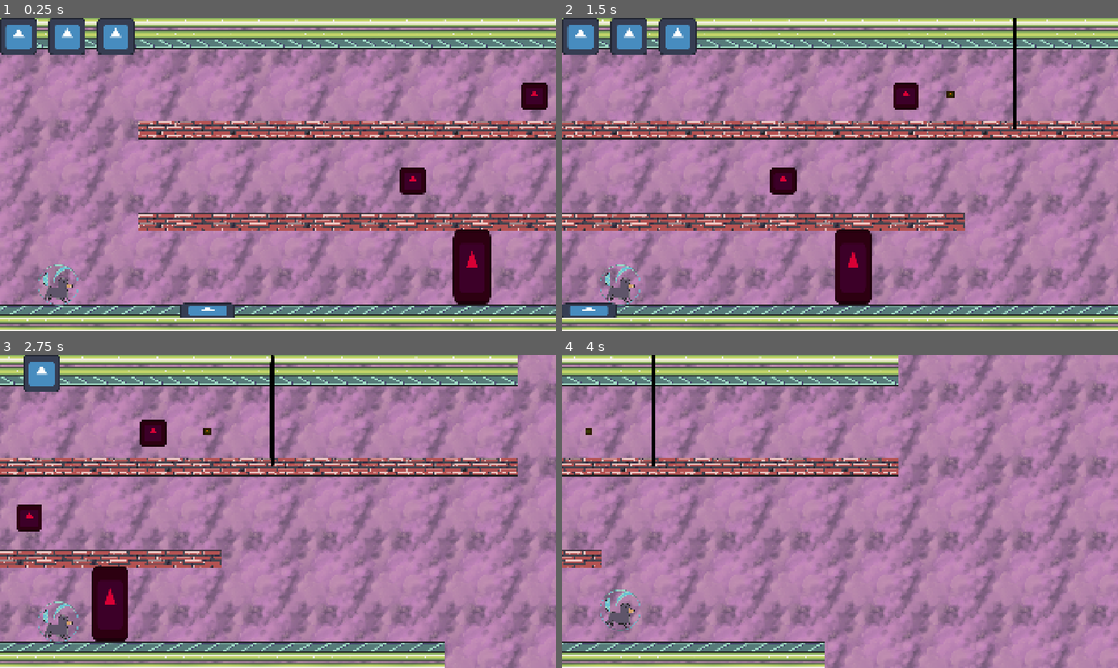
Above: before the commit, frames 1-4 (two rows, left to right).
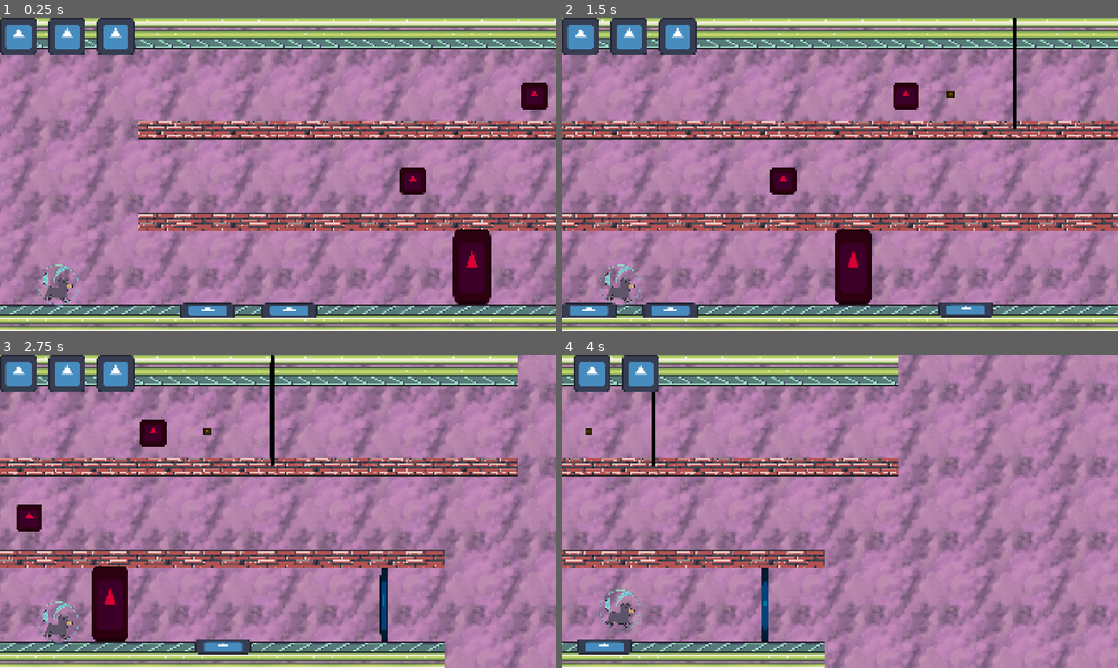
Above: after the commit, the same moments.

Repository: ricargoes/LayeredWheel
Game: Godot game, scene res://src/world.tscn
Two runs of this game, one before a commit and one after it. Both use one fixed random seed, a clock stepped at 60 frames per second and the inputs below. The engine's default icon, where the game draws it, is replaced by a stand-in: a white triangle on a blue panel in a dark square.
Inputs:
- Up to frame 1 (0.25 s): no input
- Up to frame 2 (1.5 s): hold C (change_layer) 0.53-1.28 s; tap Space (jump) at 0.77 s; tap C (change_layer) at 1.35 s
- Up to frame 3 (2.75 s): tap Space (jump) at 1.52 s; hold S (down) from 2.03 s (still down); hold C (change_layer) from 2.03 s (still down)
- Up to frame 4 (4 s): release S (down) at 2.78 s; release C (change_layer) at 2.78 s; tap C (change_layer) at 2.85 s; tap Space (jump) at 3.02, 3.77 s; hold C (change_layer) from 3.53 s (still down)

The runs differ from the first frame. In frame 1, 0.5% of the frame differs, in the area x 47-58%, y 90-96%; in frame 2, 2.5%; in frame 3, 5.5%, in the area x 0-80%, y 0-96%; in frame 4, 4.6%.

Commit message:
glass_door

Diff:
--- a/src/characters/enemy.gd
+++ b/src/characters/enemy.gd
@@ -12,7 +12,10 @@
 	flying_speed = (0.8 + 0.4*randf())*base_flying_speed
 
 func _on_body_entered(body: Wheel) -> void:
-	if body.outer_layer in [GameLibrary.Element.Fire, GameLibrary.Element.Electricity]:
+	if body.outer_layer == GameLibrary.Element.Fire:
+		die()
+	elif body.outer_layer == GameLibrary.Element.Electricity:
+		body.shorten_active_layer_lifespan()
 		die()
 	else:
 		body.hurt()
--- a/src/characters/wheel.gd
+++ b/src/characters/wheel.gd
@@ -107,11 +107,10 @@
 					pass
 
 func shorten_active_layer_lifespan() -> void:
-	$ActiveLayerLifespan.time_left /= 2
-
+	$ActiveLayerLifespan.start($ActiveLayerLifespan.time_left/2)
 
 func lengthen_active_layer_lifespan() -> void:
-	$ActiveLayerLifespan.time_left *= 1.5
+	$ActiveLayerLifespan.start($ActiveLayerLifespan.time_left*1.5)
 
 func imbue_layer(element: GameLibrary.Element) -> void:
 	outer_layer = element
--- /dev/null
+++ b/src/stage/glass_door.gd
@@ -0,0 +1,10 @@
+extends Area2D
+
+
+func _on_body_entered(body: Wheel) -> void:
+	if body.outer_layer != GameLibrary.Element.Gravel:
+		body.hurt()
+	shatter()
+
+func shatter() -> void:
+	queue_free()
--- /dev/null
+++ b/src/stage/glass_door.tscn
@@ -0,0 +1,45 @@
+[gd_scene format=3 uid="uid://b0ybvbdp0bwj5"]
+
+[ext_resource type="Script" uid="uid://cj0wjq1vavr1y" path="res://src/stage/glass_door.gd" id="1_mi75a"]
+[ext_resource type="Texture2D" uid="uid://blp4pent1cod3" path="res://assets/sprites/bola.png" id="2_c5c7v"]
+[ext_resource type="Texture2D" uid="uid://djpb8v3usvygg" path="res://icon.svg" id="3_p8hgv"]
+
+[sub_resource type="SpriteFrames" id="SpriteFrames_3uoas"]
+animations = [{
+"frames": [{
+"duration": 1.0,
+"texture": ExtResource("2_c5c7v")
+}],
+"loop": 1,
+"name": &"breaking",
+"speed": 5.0
+}, {
+"frames": [{
+"duration": 1.0,
+"texture": ExtResource("3_p8hgv")
+}],
+"loop": 1,
+"name": &"rest",
+"speed": 5.0
+}]
+
+[sub_resource type="RectangleShape2D" id="RectangleShape2D_kvonq"]
+size = Vector2(26, 256)
+
+[node name="GlassDoor" type="Area2D" unique_id=1195784503]
+collision_layer = 0
+script = ExtResource("1_mi75a")
+
+[node name="Anim" type="AnimatedSprite2D" parent="." unique_id=127230537]
+modulate = Color(2.3102762e-06, 0.46901727, 0.63169515, 1)
+position = Vector2(0, -128)
+scale = Vector2(0.2, 2)
+sprite_frames = SubResource("SpriteFrames_3uoas")
+animation = &"rest"
+autoplay = "rest"
+
+[node name="CollisionShape2D" type="CollisionShape2D" parent="." unique_id=1875880979]
+position = Vector2(0, -128)
+shape = SubResource("RectangleShape2D_kvonq")
+
+[connection signal="body_entered" from="." to="." method="_on_body_entered"]
--- a/src/stage/plasma_barrier.gd
+++ b/src/stage/plasma_barrier.gd
@@ -1,5 +1,4 @@
 extends Node2D
-
 
 
 func switch() -> void:
--- a/src/stage/switch.gd
+++ b/src/stage/switch.gd
@@ -6,3 +6,4 @@
 func _on_body_entered(body: Wheel) -> void:
 	if connected_actuator and body.outer_layer == GameLibrary.Element.Electricity:
 		connected_actuator.switch()
+		body.imbue_layer(GameLibrary.Element.Water)
--- a/src/world.tscn
+++ b/src/world.tscn
@@ -10,6 +10,7 @@
 [ext_resource type="PackedScene" uid="uid://bkttgdticlx82" path="res://src/characters/flying_enemy.tscn" id="6_usxdn"]
 [ext_resource type="PackedScene" uid="uid://bp1nqua6noncu" path="res://src/stage/plasma_barrier.tscn" id="9_tnjnu"]
 [ext_resource type="PackedScene" uid="uid://cb3jsm0lixdhb" path="res://src/stage/switch.tscn" id="10_8e6n3"]
+[ext_resource type="PackedScene" uid="uid://b0ybvbdp0bwj5" path="res://src/stage/glass_door.tscn" id="11_8e6n3"]
 
 [sub_resource type="TileSetScenesCollectionSource" id="TileSetScenesCollectionSource_53egh"]
 scenes/1/scene = ExtResource("2_jvefd")
@@ -44,7 +45,7 @@
 
 [node name="Platforms" type="TileMapLayer" parent="Ground" unique_id=924221852]
 position = Vector2(0, 100)
-tile_map_data = PackedByteArray("AAABAAkAAAAAAAAAAgACAAkAAAA …(192 unchanged characters)… AAAAAAgAJAAQAAAAAAAAAAgAKAAQAAAAAAAAAAgA=")
+tile_map_data = PackedByteArray("AAABAAkAAAAAAAAAAgACAAkAAAA …(192 unchanged characters)… AAAAAAgAJAAQAAAAAAAAAAgAKAAQAAAAAAAAAAgAHAAkAAAAAAAAAAgAIAAkAAAAAAAAAAgAJAAkAAAAAAAAAAgA=")
 tile_set = SubResource("TileSet_tnjnu")
 
 [node name="Wheel" parent="." unique_id=1984499010 instance=ExtResource("2_0qwtu")]
@@ -60,7 +61,11 @@
 
 [node name="Puddle2" parent="Puddles" unique_id=627847792 instance=ExtResource("3_0qwtu")]
 position = Vector2(777, 990)
-type = 5
+type = 2
+
+[node name="Puddle3" parent="Puddles" unique_id=1967219508 instance=ExtResource("3_0qwtu")]
+position = Vector2(1798, 987)
+type = 3
 
 [node name="Enemies" type="Node2D" parent="." unique_id=485325726]
 
@@ -81,3 +86,6 @@
 [node name="Switch" parent="Hazards" unique_id=1885685938 node_paths=PackedStringArray("connected_actuator") instance=ExtResource("10_8e6n3")]
 position = Vector2(1744, 264)
 connected_actuator = NodePath("../PlasmaBarrier")
+
+[node name="GlassDoor" parent="Hazards" unique_id=37549412 instance=ExtResource("11_8e6n3")]
+position = Vector2(2354, 990)
Not shown, added: src/stage/glass_door.gd.uid
